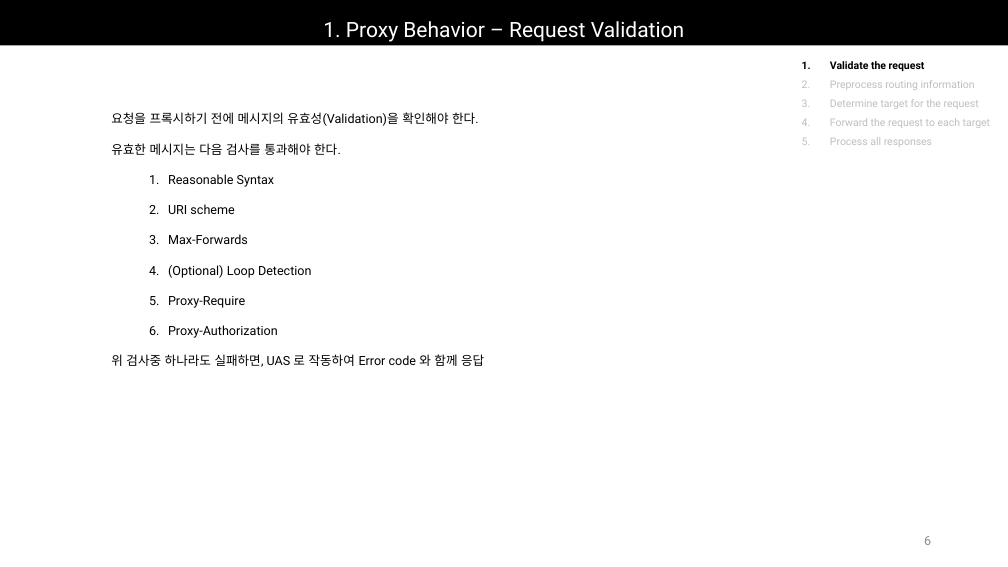
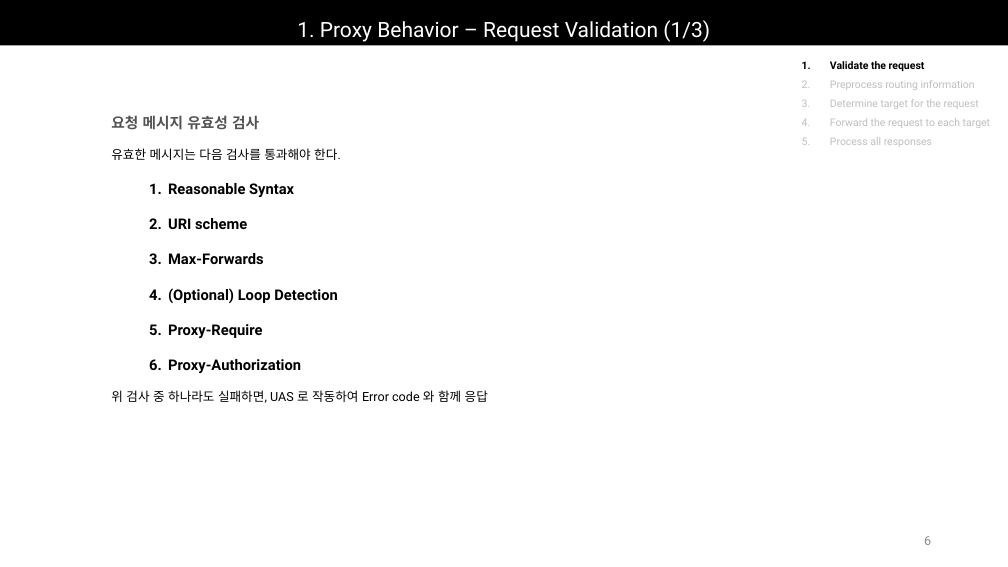
Before and after one commit to Epsilonely/SIP-Survey, a slide deck: slide 6 of 세미나 3차.pptx. Drawn at 1008x567 pixels with LibreOffice and Linux fonts; fonts in the diff are those of the drawing. Boxes give left, top, right and bottom in pixels: in the first picture for what was removed or moved away, otherwise in the second. Text is boxed around its words. In the diff, an @@ line names an element or a change of style, - is before the commit and + after.

```diff
--- a/세미나 3차.pptx
+++ b/세미나 3차.pptx
@@ title at bbox=[297, 20, 710, 42]: text changed @@
-1. Proxy Behavior – Request Validation
+1. Proxy Behavior – Request Validation (1/3)
@@ text at bbox=[111, 115, 259, 130]: text changed; size 12 to 14 pt; font Roboto to Noto Sans CJK KR; text colour #000000 to #525252; bold on @@
-요청을 프록시하기 전에 메시지의 유효성(Validation)을 확인해야 한다.
+요청 메시지 유효성 검사
@@ text at bbox=[168, 183, 338, 373]: size 12 to 14 pt, bold on in "Reasonable Syntax", "URI scheme", "Max-Forwards", "(Optional) Loop Detection" and 2 more places @@
@@ text at bbox=[111, 390, 488, 403]: spaces changed @@
-위 검사중 하나라도 실패하면, UAS 로 작동하여 Error code 와 함께 응답
+위 검사 중 하나라도 실패하면, UAS 로 작동하여 Error code 와 함께 응답
```
Also in this commit, not shown: 8 other slides changed, 2 slides added, 1 other file.
